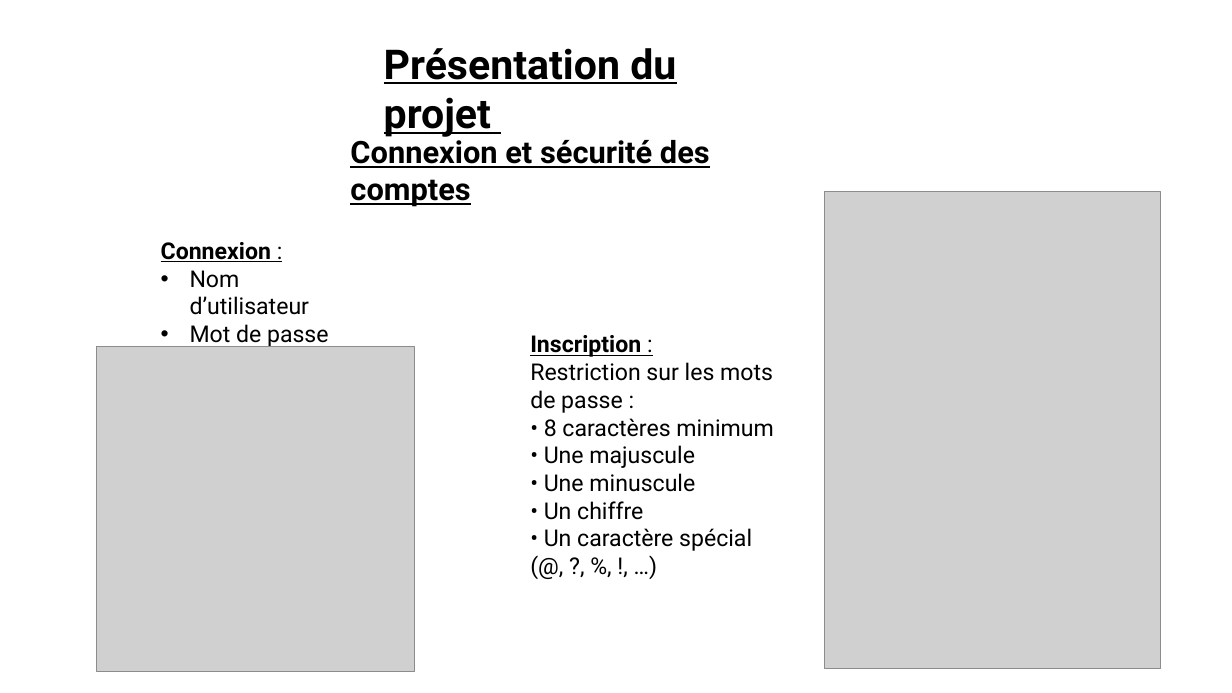
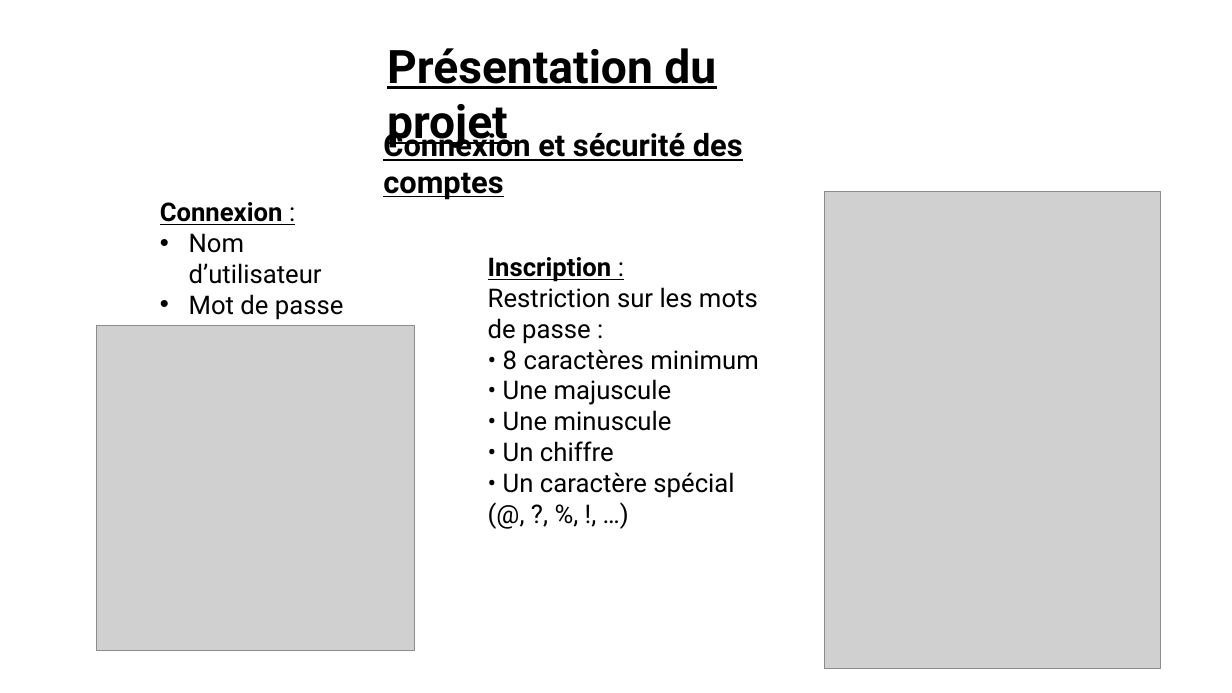
Before and after one commit to vento11b/mini-projet2, a slide deck: slide 4 of Présentation/TOKI.pptx. Drawn at 1232x693 pixels with LibreOffice and Linux fonts; fonts in the diff are those of the drawing; grey boxes stand for pictures. Boxes give left, top, right and bottom in pixels: in the first picture for what was removed or moved away, otherwise in the second. Text is boxed around its words. In the diff, an @@ line names an element or a change of style, - is before the commit and + after.

```diff
--- a/Présentation/TOKI.pptx
+++ b/Présentation/TOKI.pptx
@@ text "Présentation du projet" at [387, 48, 716, 149]: size 32 to 36 pt @@
@@ text "Connexion et sécurité des comptes": place and size @@
-text "Connexion et sécurité des comptes" at [350, 135, 710, 207]
+text "Connexion et sécurité des comptes" at [383, 128, 743, 200]
@@ text "Connexion :": place and size @@
-text "Connexion :" at [161, 242, 329, 348]
+text "Connexion :" at [160, 202, 344, 320]
@@ text "Connexion :" at [160, 202, 344, 320]: size 18 to 20 pt @@
@@ text "Inscription :": place and size @@
-text "Inscription :" at [530, 335, 773, 551]
+text "Inscription :" at [488, 257, 758, 498]
@@ text at [488, 257, 758, 498]: size 18 to 20 pt in "Inscription :", "Restriction sur les mots de passe :", "• Une minuscule", "• Un chiffre" and 1 more places @@
@@ picture: place and size @@
-picture at [96, 347, 414, 672]
+picture at [96, 325, 414, 651]
@@ text at [503, 349, 758, 405]: text changed; size 18 to 20 pt @@
-• 8 caractères minimum • Une majuscule
+• 8 caractères minimum
+• Une majuscule
```
Also in this commit, not shown: 10 other slides changed.
